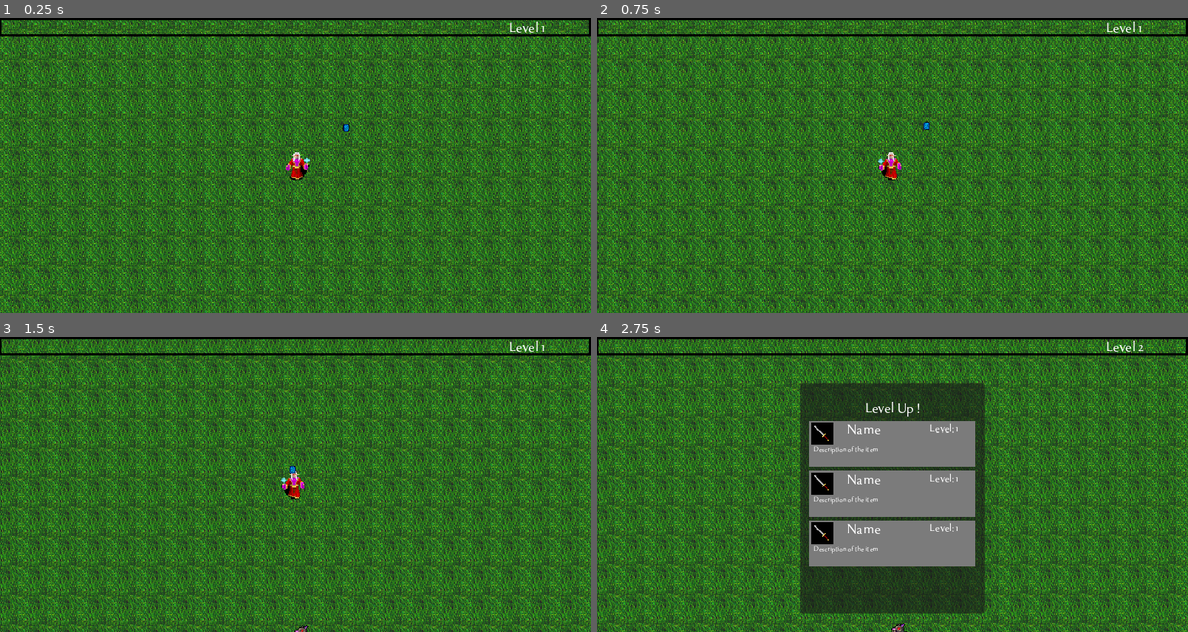
Above: before the commit, frames 1-4 (two rows, left to right).
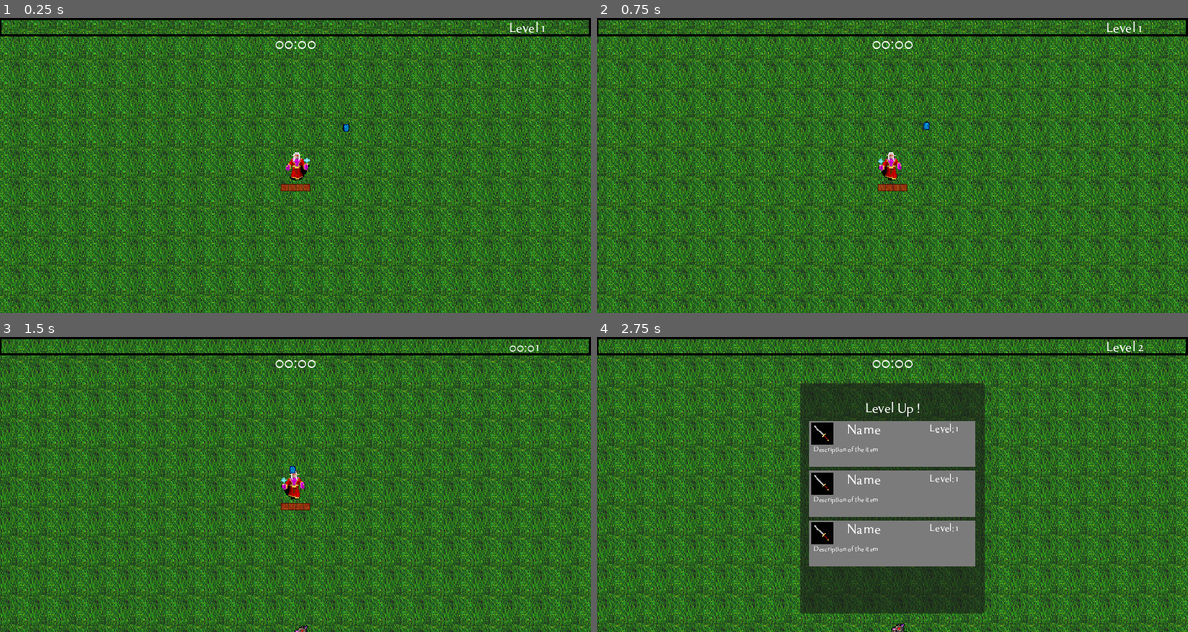
Above: after the commit, the same moments.

Repository: vickylance/FantasiaSurvivors
Game: Godot game, scene res://src/world.tscn
Two runs of this game, one before a commit and one after it. Both use one fixed random seed, a clock stepped at 60 frames per second and the inputs below. Sound files missing from this copy of the repository are replaced by a short silence.
Inputs (mouse positions are in pixels of both pictures, inside the frame that each line leads up to):
- Up to frame 1 (0.25 s): no input
- Up to frame 2 (0.75 s): tap Enter at 0.5 s; hold D (move_right) from 0.53 s (still down)
- Up to frame 3 (1.5 s): release D (move_right) at 1.28 s; hold S (move_down) from 1.28 s (still down)
- Up to frame 4 (2.75 s): release S (move_down) at 2 s; click (892, 443) at 2.02 s

The runs differ from the first frame. In frame 1, 0.2% of the frame differs, in the area x 46-54%, y 7-59%; in frame 2, 0.2%; in frame 3, 0.3%, in the area x 46-93%, y 1-59%; in frame 4, less than 0.1%.
Error in both runs: Invalid access to property or key 'display_name' on a base object of type 'Nil'. (res://src/components/experience/gui/item_option.gd:21)

Commit message:
Adds timer and healthbar for player

Diff:
--- a/src/actors/player/player.gd
+++ b/src/actors/player/player.gd
@@ -3,6 +3,7 @@
 
 @export var move_speed: float = 150.0
 var last_movement := Vector2.UP
+var time := 0
 
 @onready var sprite := %Sprite as Sprite2D
 @onready var animation_timer := %AnimationTimer as Timer
@@ -68,6 +69,8 @@
 @onready var level_panel := %LevelUp as Panel
 @onready var item_option_list := %UpgradeOptions as VBoxContainer
 @onready var sound_level_up := %SoundLevelUp as AudioStreamPlayer
+@onready var health_bar := %HealthBar as TextureProgressBar
+@onready var timer_label := %TimerLabel as Label
 @export var item_upgrade_option: PackedScene
 @export_group("")
 
@@ -87,6 +90,10 @@
 
 	assert(grab_area.area_entered.connect(_on_grab_area_entered) == OK)
 	assert(collect_area.area_entered.connect(_on_collect_area_entered) == OK)
+
+	assert(health.damaged.connect(_on_health_change) == OK)
+	assert(health.healed.connect(_on_health_change) == OK)
+	_on_health_change(health.current_hp)
 
 	upgrade_character(initial_attack)
 	attack()
@@ -104,7 +111,9 @@
 
 
 func control() -> void: # Player controls
-	var input_axis = Input.get_vector("move_left", "move_right", "move_up", "move_down").normalized()
+	var x_axis_input_val := Input.get_axis("move_left", "move_right")
+	var y_axis_input_val := Input.get_axis("move_up", "move_down")
+	var input_axis = Vector2(x_axis_input_val, y_axis_input_val).normalized()
 
 	if input_axis:
 		last_movement = input_axis
@@ -141,6 +150,12 @@
 
 func _on_health_dead() -> void: # Player dead
 	queue_free()
+	pass
+
+
+func _on_health_change(new_health: float) -> void:
+	health_bar.max_value = health.max_hp
+	health_bar.value = new_health
 	pass
 
 
@@ -393,3 +408,11 @@
 		upgrade_options.append(random_item)
 		return random_item
 	return null
+
+
+func change_timer(argtime: int = 0) -> void:
+	time = argtime
+	var get_minutes := "%02d" % (int(time / 60))
+	var get_seconds := "%02d" % (time % 60)
+	level_label.text = str(get_minutes + ":" + get_seconds)
+	pass
--- a/src/actors/player/player.tscn
+++ b/src/actors/player/player.tscn
@@ -15,6 +15,8 @@
 [ext_resource type="Texture2D" uid="uid://b3i0181gr36qn" path="res://Textures/GUI/exp_progress.png" id="11_xwkv7"]
 [ext_resource type="FontFile" uid="uid://btbo567e07wpn" path="res://Font/tenderness.otf" id="12_2l2k2"]
 [ext_resource type="AudioStream" uid="uid://bw76fpiumcmca" path="res://Audio/SoundEffect/levelup.ogg" id="13_3840y"]
+[ext_resource type="Texture2D" uid="uid://dqw80gnircjbo" path="res://Textures/GUI/healthbar.png" id="16_31kdo"]
+[ext_resource type="Texture2D" uid="uid://ul4anlawqxxb" path="res://Textures/GUI/health.png" id="17_pokmr"]
 
 [sub_resource type="CapsuleShape2D" id="CapsuleShape2D_vdo4k"]
 radius = 6.0
@@ -57,7 +59,7 @@
 
 [node name="Health" parent="." instance=ExtResource("3_2sqql")]
 unique_name_in_owner = true
-max_hp = 10000.0
+max_hp = 150.0
 
 [node name="Experience" parent="." instance=ExtResource("8_lo83w")]
 unique_name_in_owner = true
@@ -154,6 +156,25 @@
 theme_override_font_sizes/font_size = 16
 text = "Level 1"
 vertical_alignment = 2
+
+[node name="HealthBar" type="TextureProgressBar" parent="GUILayer/GUI"]
+unique_name_in_owner = true
+self_modulate = Color(1, 1, 1, 0.490196)
+layout_mode = 1
+anchors_preset = 8
+anchor_left = 0.5
+anchor_top = 0.5
+anchor_right = 0.5
+anchor_bottom = 0.5
+offset_left = -16.0
+offset_top = 20.0
+offset_right = 16.0
+offset_bottom = 28.0
+grow_horizontal = 2
+grow_vertical = 2
+value = 50.0
+texture_over = ExtResource("16_31kdo")
+texture_progress = ExtResource("17_pokmr")
 
 [node name="LevelUp" type="Panel" parent="GUILayer/GUI"]
 unique_name_in_owner = true
@@ -203,4 +224,18 @@
 stream = ExtResource("13_3840y")
 volume_db = -10.0
 
+[node name="TimerLabel" type="Label" parent="GUILayer/GUI"]
+unique_name_in_owner = true
+layout_mode = 1
+anchors_preset = 10
+anchor_right = 1.0
+offset_top = 17.0
+offset_bottom = 41.0
+grow_horizontal = 2
+theme_override_fonts/font = ExtResource("12_2l2k2")
+theme_override_font_sizes/font_size = 20
+text = "00:00"
+horizontal_alignment = 1
+vertical_alignment = 1
+
 [editable path="HurtBox"]
--- a/src/components/enemy_spawner/enemy_spawner.gd
+++ b/src/components/enemy_spawner/enemy_spawner.gd
@@ -6,10 +6,13 @@
 @onready var player: Player = get_tree().get_first_node_in_group("player")
 @onready var timer := $Timer as Timer
 
-var time := 0.0
+var time := 0
+
+signal change_time(time_arg)
 
 
 func _ready() -> void:
+	assert(change_time.connect(player.change_timer) == OK)
 	assert(timer.timeout.connect(_on_timer_timeout) == OK)
 
 
@@ -31,6 +34,7 @@
 					enemy_spawn.global_position = get_random_position()
 					add_child(enemy_spawn)
 					counter += 1
+	change_time.emit(time)
 
 
 func get_random_position() -> Vector2:
Not shown: 1 places in src/actors/player/player.tscn that only renumber resources
